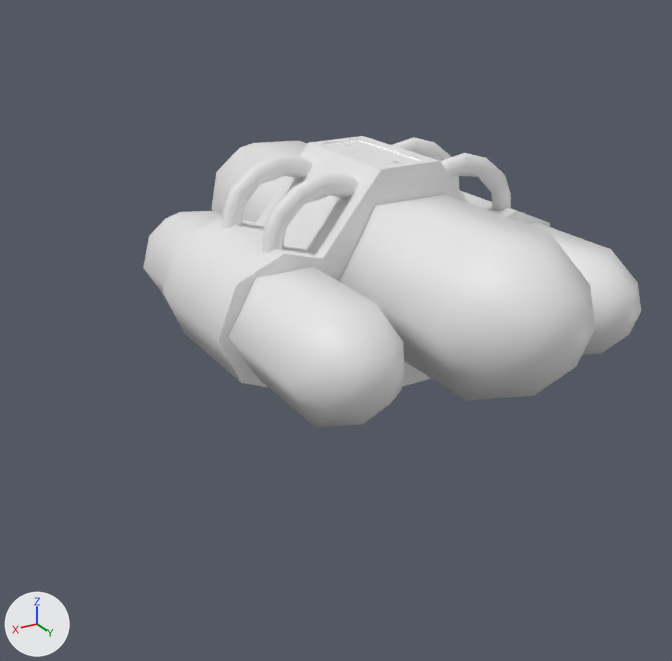
One commit to the glTF model docs/base/@vl2/shapes.vl2/shapes/pack_upgrade_satchel.glb: the scene before it, then after it.
Rendered twice from a 50 mm camera at (0.548, 0.837, 0.419) aimed at (0.03, -0.027, -0.014). Lighting does not change. The marker at lower left points along +X, +Y and +Z. The picture after the commit comes second.

Objects in the first picture: 'Activation_Light_', 'Activation_Light_ON_', 'Satchel_Pack_Cannister_Binding_', 'Satchel_Pack_Cannister_Left_', 'Satchel_Pack_Cannister_Main_', 'Satchel_Pack_Cannister_Right_', 'Tank_Line_Lower_Right_', 'Tank_Line_Upper_Left_', 'Tank_Line_Upper_Right_' and 1 more.
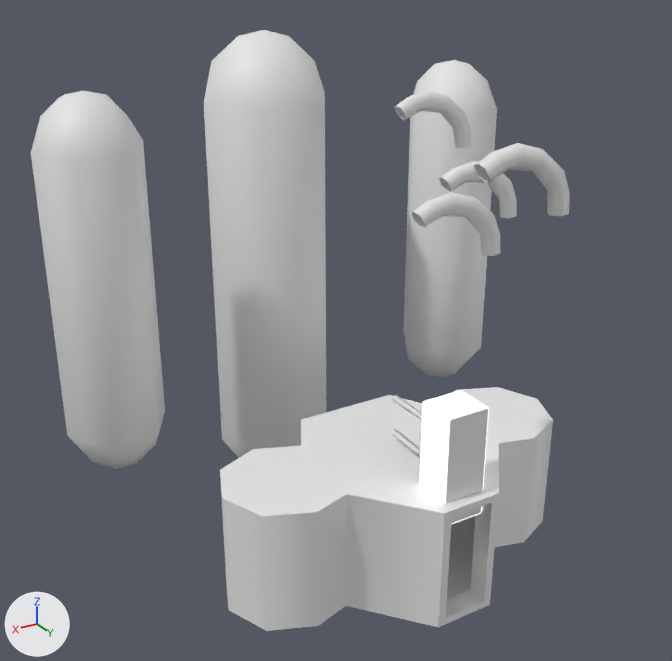
What differs and where, as boxes (x1, y1, x2, y2) in the pictures (672 x 661 px):
'Satchel_Pack_Cannister_Main_', moved, turned: before (211, 141, 595, 400); after (204, 30, 326, 458)
'Satchel_Pack_Cannister_Binding_', moved, turned: before (162, 136, 550, 387); after (220, 387, 553, 631)
'Satchel_Pack_Cannister_Right_', moved, turned: before (143, 211, 404, 427); after (31, 91, 165, 469)
'Satchel_Pack_Cannister_Left_', moved, turned: before (528, 223, 641, 355); after (404, 60, 497, 378)
'Tank_Line_Upper_Right_', moved, turned: before (262, 173, 359, 253); after (394, 90, 471, 148)
'Tank_Line_Upper_Left_', moved: before (440, 153, 511, 210); after (474, 143, 570, 216)
'Activation_Light_', moved, turned: before (326, 141, 419, 166); after (445, 408, 488, 524)
'Tank_Line_Lower_Right_', moved, turned: before (222, 155, 313, 228); after (439, 161, 517, 218)
'Activation_Light_ON_', moved, turned (mostly hidden before): before (328, 141, 419, 161); after (419, 390, 489, 524)
'Antennae_Base_Upper_', turned (not visible before): after (390, 429, 421, 456)
'Tank_Line_Lower_Left_', unchanged, uncovered by the edit: before (392, 137, 459, 188); after (411, 192, 501, 256)

The change, as a list of edits to the scene's bpy script:
```text
Change ob_satchel_pack_cannister_binding:
    ob_satchel_pack_cannister_binding.location: (0.0, 0.0, 0.0) -> (0.0, 0.002, -0.21)
    ob_satchel_pack_cannister_binding.rotation_euler: (0.0, 0.0, 0.0) -> (-1.571, 0.0, 0.0)  # degrees (0, 0, 0) -> degrees (-90, 0, 0)
Change ob_activation_light:
    ob_activation_light.location: (0.0, 0.0, 0.0) -> (0.0, -0.009, -0.1)
    ob_activation_light.rotation_euler: (0.0, 0.0, 0.0) -> (-1.571, 0.0, 0.0)  # degrees (0, 0, 0) -> degrees (-90, 0, 0)
Change ob_antennae_base_upper:
    ob_antennae_base_upper.rotation_euler: (0.0, 0.0, 0.0) -> (-1.571, 0.0, 0.0)  # degrees (0, 0, 0) -> degrees (-90, 0, 0)
Change ob_tank_line_upper_left:
    ob_tank_line_upper_left.location: (0.0, 0.0, 0.0) -> (0.055, 0.145, 0.043)
Change ob_tank_line_lower_right:
    ob_tank_line_lower_right.location: (0.0, 0.0, 0.0) -> (-0.055, -0.055, -0.025)
    ob_tank_line_lower_right.rotation_euler: (0.0, 0.0, 0.0) -> (0.0, 0.0, -3.142)  # degrees (0, 0, 0) -> degrees (0, 0, -180)
Change ob_tank_line_upper_right:
    ob_tank_line_upper_right.location: (0.0, 0.0, 0.0) -> (-0.055, -0.055, 0.043)
    ob_tank_line_upper_right.rotation_euler: (0.0, 0.0, 0.0) -> (0.0, 0.0, -3.142)  # degrees (0, 0, 0) -> degrees (0, 0, -180)
Change ob_satchel_pack_cannister_left:
    ob_satchel_pack_cannister_left.location: (0.0, 0.0, 0.0) -> (-0.106, -0.132, 0.013)
    ob_satchel_pack_cannister_left.rotation_euler: (0.0, 0.0, 0.0) -> (1.571, 0.0, 0.0)  # degrees (0, 0, 0) -> degrees (90, 0, 0)
Change ob_satchel_pack_cannister_main:
    ob_satchel_pack_cannister_main.location: (0.0, 0.0, 0.0) -> (-0.001, -0.165, -0.009)
    ob_satchel_pack_cannister_main.rotation_euler: (0.0, 0.0, 0.0) -> (1.571, 0.0, 0.0)  # degrees (0, 0, 0) -> degrees (90, 0, 0)
Change ob_satchel_pack_cannister_right:
    ob_satchel_pack_cannister_right.location: (0.0, 0.0, 0.0) -> (0.105, -0.132, 0.013)
    ob_satchel_pack_cannister_right.rotation_euler: (0.0, 0.0, 0.0) -> (1.571, 0.0, 0.0)  # degrees (0, 0, 0) -> degrees (90, 0, 0)
Change ob_activation_light_on:
    ob_activation_light_on.location: (0.0, 0.0, 0.0) -> (0.0, -0.009, -0.1)
    ob_activation_light_on.rotation_euler: (0.0, 0.0, 0.0) -> (-1.571, 0.0, 0.0)  # degrees (0, 0, 0) -> degrees (-90, 0, 0)
```
